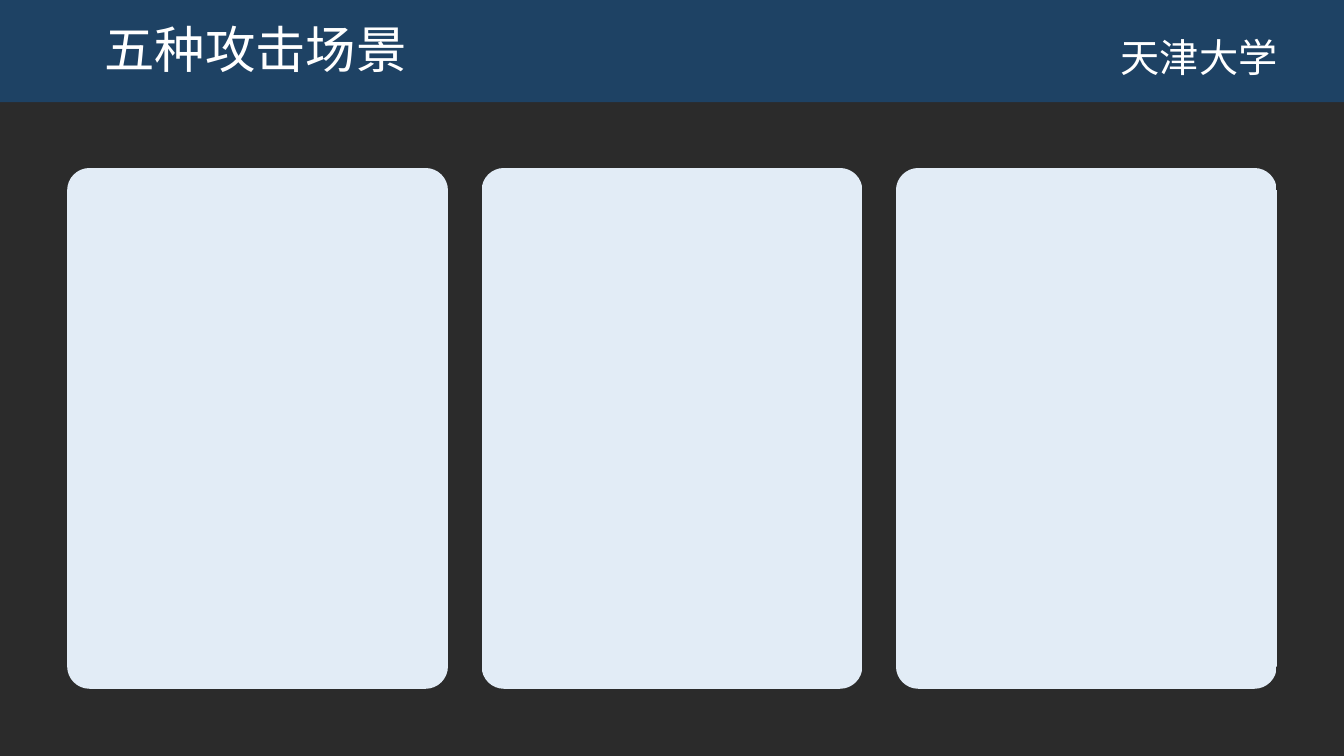
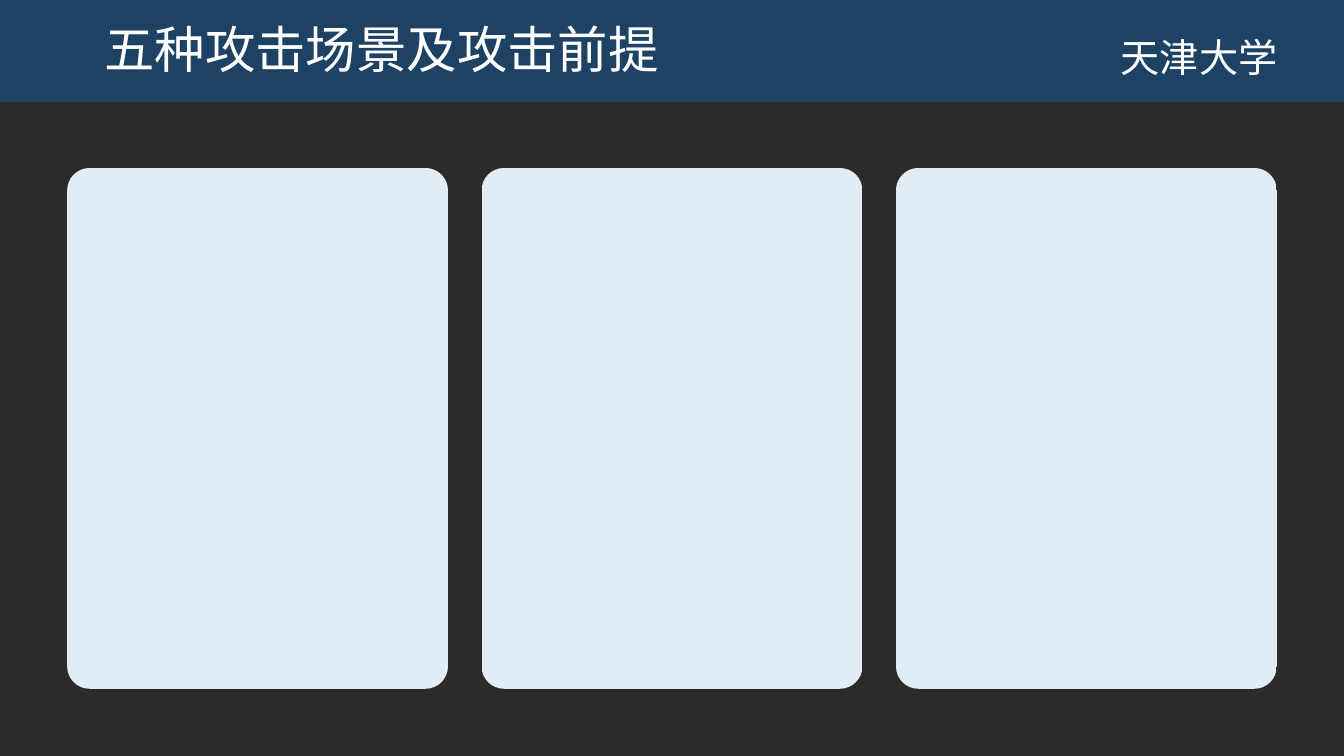
Before and after one commit to JHM2004/amd-microarch-side-channel-testbed, a slide deck: slide 10 of 第1次组会-原理学习-2026-01-07/第一次组会.pptx. Drawn at 1344x756 pixels with LibreOffice and Linux fonts; fonts in the diff are those of the drawing; background and template pictures are left out; a plain dark background stands for a picture behind light text. Boxes give left, top, right and bottom in pixels: in the first picture for what was removed or moved away, otherwise in the second. Text is boxed around its words. In the diff, an @@ line names an element or a change of style, - is before the commit and + after.

```diff
--- a/第1次组会-原理学习-2026-01-07/第一次组会.pptx
+++ b/第1次组会-原理学习-2026-01-07/第一次组会.pptx
@@ title at <box>104,25,658,72</box>: text changed @@
-五种攻击场景
+五种攻击场景及攻击前提
```
Also in this commit, not shown: 10 other slides changed, 1 slide added, 1 slide removed.
